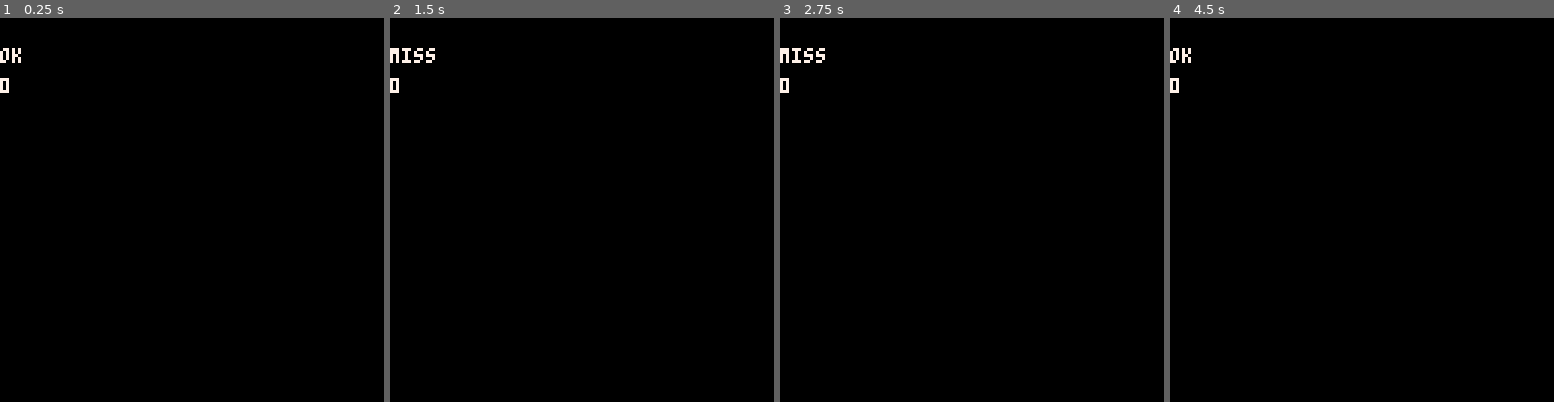
Above: before the commit, frames 1-4 (left to right).
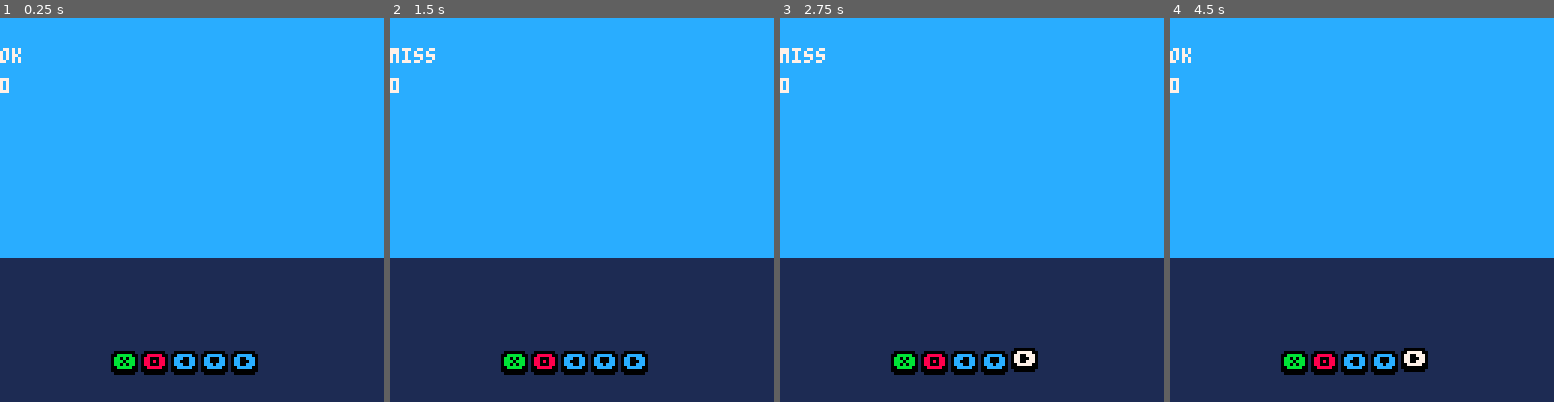
Above: after the commit, the same moments.

Repository: nascimento-cesar/pablos-encore-against-evil
Game: PICO-8 cartridge src/pablos-ultimate-encore-against-evil-forces.p8
Same seed, same stepped clock (60 frames per second), same inputs: the game is played once before the commit and once after it.
Inputs:
- Up to frame 1 (0.25 s): no input
- Up to frame 2 (1.5 s): tap X (X key) at 0.33, 1.07 s; tap O (Z key) at 0.7 s
- Up to frame 3 (2.75 s): hold Right 1.6-2.1 s; tap O (Z key) at 1.7, 2.1, 2.5 s; tap X (X key) at 1.85 s; hold Up 2.15-2.42 s; hold Right from 2.47 s (still down)
- Up to frame 4 (4.5 s): tap O (Z key) every 0.4 s from 2.9 to 4.1 s; tap X (X key) at 2.97, 4.08 s; release Right at 3.03 s; hold Left 3.08-3.58 s; hold Down 3.63-3.97 s; hold Right from 4.02 s (still down)

The runs differ from the first frame. In frame 1, 98% of the frame differs, in the area x 0-100%, y 0-100%; in frame 2, 98%; in frame 3, 98%; in frame 4, 98%.

Commit message:
feat: draw buttons on screen

Diff:
--- a/src/classes/game.lua
+++ b/src/classes/game.lua
@@ -5,12 +5,6 @@
       player = Player.new(),
       song = Song.new()
     }
-
-    obj.draw = function()
-      print(debug, 0, 0, 7)
-      print(obj.metronome.frame_type, 0, 10, 7)
-      print(obj.player.score, 0, 20, 7)
-    end
 
     obj.update = function()
       obj.metronome.update()
--- a/src/classes/player.lua
+++ b/src/classes/player.lua
@@ -7,17 +7,14 @@
       score = 0
     }
 
-    obj.draw = function()
-    end
-
     obj.score_up = function(frame_type)
       obj.score += (frame_type == "perfect" and 20 or 10) * obj.multiplier
       obj.combo += 1
     end
 
     obj.update = function()
-      for btn_id in all(split "4,5,0,1,3") do
-        obj.button_states[btn_id] = btn(btn_id)
+      for button_icon in all(split "❎,🅾️,⬅️,⬇️,➡️") do
+        obj.button_states[button_icon] = btn(get_button_id(button_icon))
       end
     end
 
--- a/src/draw.lua
+++ b/src/draw.lua
@@ -1,4 +1,27 @@
 function _draw()
   cls()
-  game.draw()
+  map(0, 0, 0, 0, 16, 16)
+  print(debug, 0, 0, 7)
+  print(game.metronome.frame_type, 0, 10, 7)
+  print(game.player.score, 0, 20, 7)
+  print_button("❎", 0, 11)
+  print_button("🅾️", 1, 8)
+  print_button("⬅️", 2, 12)
+  print_button("⬇️", 3, 12)
+  print_button("➡️", 4, 12)
 end
+
+function print_button(button_icon, i, c)
+  local is_button_pressed = game.player.button_states[button_icon]
+  print_outlined_text(button_icon, 38 + (i * 10), 112 + (is_button_pressed and -1 or 0), is_button_pressed and 7 or c)
+end
+
+function print_outlined_text(text, x, y, c, o_c)
+  for i = -1, 1 do
+    for j = -1, 2 do
+      print(text, x + i, y + j, o_c or 0)
+    end
+  end
+
+  print(text, x, y, c)
+end
--- a/src/pablos-ultimate-encore-against-evil-forces.p8
+++ b/src/pablos-ultimate-encore-against-evil-forces.p8
@@ -11,12 +11,31 @@
 #include utils.lua
 
 __gfx__
-00000000000000000000000000000000000000000000000000000000000000000000000000000000000000000000000000000000000000000000000000000000
-00000000000000000000000000000000000000000000000000000000000000000000000000000000000000000000000000000000000000000000000000000000
-00700700000000000000000000000000000000000000000000000000000000000000000000000000000000000000000000000000000000000000000000000000
-00077000000000000000000000000000000000000000000000000000000000000000000000000000000000000000000000000000000000000000000000000000
-00077000000000000000000000000000000000000000000000000000000000000000000000000000000000000000000000000000000000000000000000000000
-00700700000000000000000000000000000000000000000000000000000000000000000000000000000000000000000000000000000000000000000000000000
+00000000cccccccc1111111100000000000000000000000000000000000000000000000000000000000000000000000000000000000000000000000000000000
+00000000cccccccc1111111100000000000000000000000000000000000000000000000000000000000000000000000000000000000000000000000000000000
+00000000cccccccc1111111100000000000000000000000000000000000000000000000000000000000000000000000000000000000000000000000000000000
+00000000cccccccc1111111100000000000000000000000000000000000000000000000000000000000000000000000000000000000000000000000000000000
+00000000cccccccc1111111100000000000000000000000000000000000000000000000000000000000000000000000000000000000000000000000000000000
+00000000cccccccc1111111100000000000000000000000000000000000000000000000000000000000000000000000000000000000000000000000000000000
+00000000cccccccc1111111100000000000000000000000000000000000000000000000000000000000000000000000000000000000000000000000000000000
+00000000cccccccc1111111100000000000000000000000000000000000000000000000000000000000000000000000000000000000000000000000000000000
+__map__
+0101010101010101010101010101010100000000000000000000000000000000000000000000000000000000000000000000000000000000000000000000000000000000000000000000000000000000000000000000000000000000000000000000000000000000000000000000000000000000000000000000000000000000
+0101010101010101010101010101010100000000000000000000000000000000000000000000000000000000000000000000000000000000000000000000000000000000000000000000000000000000000000000000000000000000000000000000000000000000000000000000000000000000000000000000000000000000
+0101010101010101010101010101010100000000000000000000000000000000000000000000000000000000000000000000000000000000000000000000000000000000000000000000000000000000000000000000000000000000000000000000000000000000000000000000000000000000000000000000000000000000
+0101010101010101010101010101010100000000000000000000000000000000000000000000000000000000000000000000000000000000000000000000000000000000000000000000000000000000000000000000000000000000000000000000000000000000000000000000000000000000000000000000000000000000
+0101010101010101010101010101010100000000000000000000000000000000000000000000000000000000000000000000000000000000000000000000000000000000000000000000000000000000000000000000000000000000000000000000000000000000000000000000000000000000000000000000000000000000
+0101010101010101010101010101010100000000000000000000000000000000000000000000000000000000000000000000000000000000000000000000000000000000000000000000000000000000000000000000000000000000000000000000000000000000000000000000000000000000000000000000000000000000
+0101010101010101010101010101010100000000000000000000000000000000000000000000000000000000000000000000000000000000000000000000000000000000000000000000000000000000000000000000000000000000000000000000000000000000000000000000000000000000000000000000000000000000
+0101010101010101010101010101010100000000000000000000000000000000000000000000000000000000000000000000000000000000000000000000000000000000000000000000000000000000000000000000000000000000000000000000000000000000000000000000000000000000000000000000000000000000
+0101010101010101010101010101010100000000000000000000000000000000000000000000000000000000000000000000000000000000000000000000000000000000000000000000000000000000000000000000000000000000000000000000000000000000000000000000000000000000000000000000000000000000
+0101010101010101010101010101010100000000000000000000000000000000000000000000000000000000000000000000000000000000000000000000000000000000000000000000000000000000000000000000000000000000000000000000000000000000000000000000000000000000000000000000000000000000
+0202020202020202020202020202020200000000000000000000000000000000000000000000000000000000000000000000000000000000000000000000000000000000000000000000000000000000000000000000000000000000000000000000000000000000000000000000000000000000000000000000000000000000
+0202020202020202020202020202020200000000000000000000000000000000000000000000000000000000000000000000000000000000000000000000000000000000000000000000000000000000000000000000000000000000000000000000000000000000000000000000000000000000000000000000000000000000
+0202020202020202020202020202020200000000000000000000000000000000000000000000000000000000000000000000000000000000000000000000000000000000000000000000000000000000000000000000000000000000000000000000000000000000000000000000000000000000000000000000000000000000
+0202020202020202020202020202020200000000000000000000000000000000000000000000000000000000000000000000000000000000000000000000000000000000000000000000000000000000000000000000000000000000000000000000000000000000000000000000000000000000000000000000000000000000
+0202020202020202020202020202020200000000000000000000000000000000000000000000000000000000000000000000000000000000000000000000000000000000000000000000000000000000000000000000000000000000000000000000000000000000000000000000000000000000000000000000000000000000
+0202020202020202020202020202020200000000000000000000000000000000000000000000000000000000000000000000000000000000000000000000000000000000000000000000000000000000000000000000000000000000000000000000000000000000000000000000000000000000000000000000000000000000
 
 
 
--- a/src/utils.lua
+++ b/src/utils.lua
@@ -1,3 +1,13 @@
+function get_button_id(button)
+  return ({
+    ["❎"] = 4,
+    ["🅾️"] = 5,
+    ["⬅️"] = 0,
+    ["⬇️"] = 3,
+    ["➡️"] = 1
+  })[button]
+end
+
 function get_pitch_id(pitch)
   return ({
     ["C0"] = 0,
